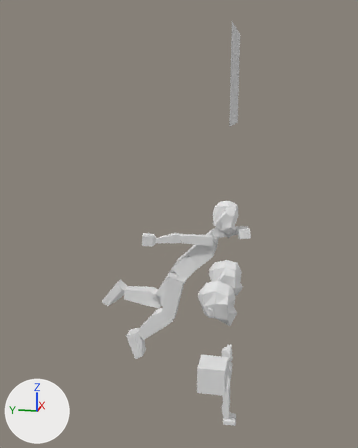
Two versions of the Blender file template_psx_charter.blend, one commit apart.
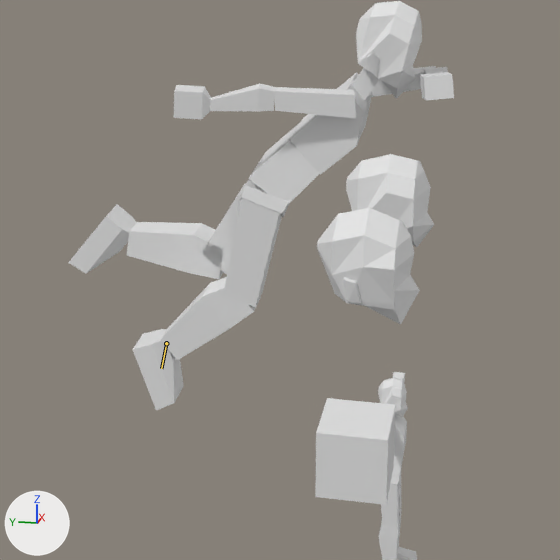
Each version appears first whole from a 50 mm lens placed at (-5.2, -1.01, 2.88), pointed at (4.13, 0.86, 0.55), and next in a close-up on the part from 21% to 82% of the width and 45% to 93% of the height. Lighting does not change. The marker at lower left points along +X, +Y and +Z. Both versions are drawn at frame 5 of the action 'dash'; the numbers are the values there. The bones that change are drawn over the model as lines in the close-ups.
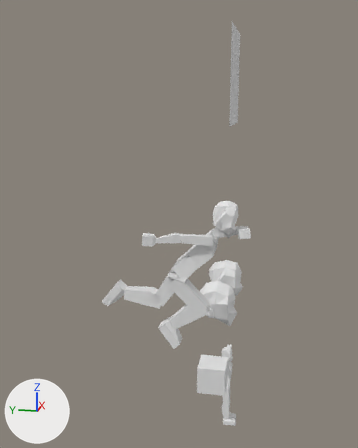
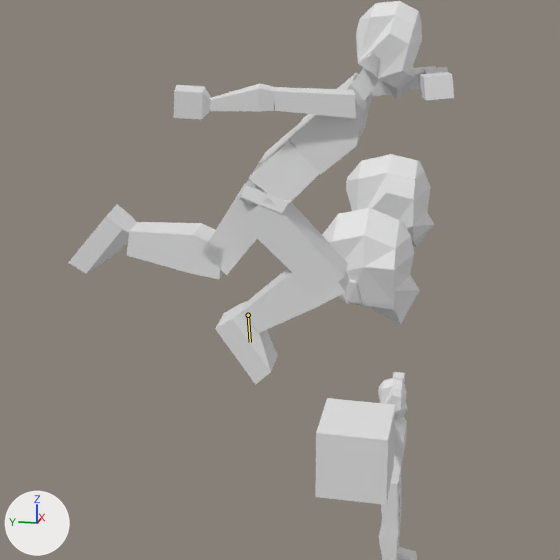
Location of each change, [x1, y1, x2, y2] in pixels of the close-ups (560 x 560 px):
'Cube.009', posed (83% wider, 8% shorter): before [223, 198, 282, 307]; after [239, 197, 348, 297]
'Cube.008', posed: before [160, 277, 261, 360]; after [244, 268, 350, 333]
'Cube.005', posed (21% wider): before [132, 329, 184, 410]; after [215, 300, 278, 385]
bone 'foot.R', root to tip: before (166, 343) to (161, 368); after (248, 315) to (250, 342)

The change in detail:
Bone 'foot.R' (bone_foot_r) moves from (0.0, -0.497, 0.085) to (0.0, -0.271, -0.26).
Bone 'foot.R' (bone_foot_r) turns from (70, 0, 0) to (54, 0, 0) degrees about its own x, y and z.
